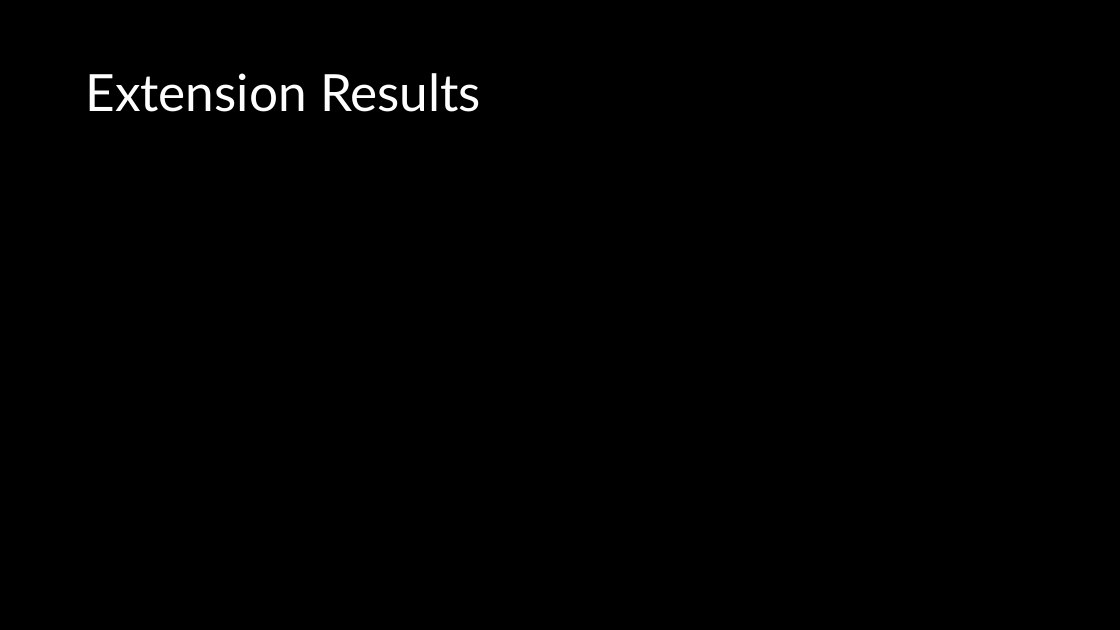
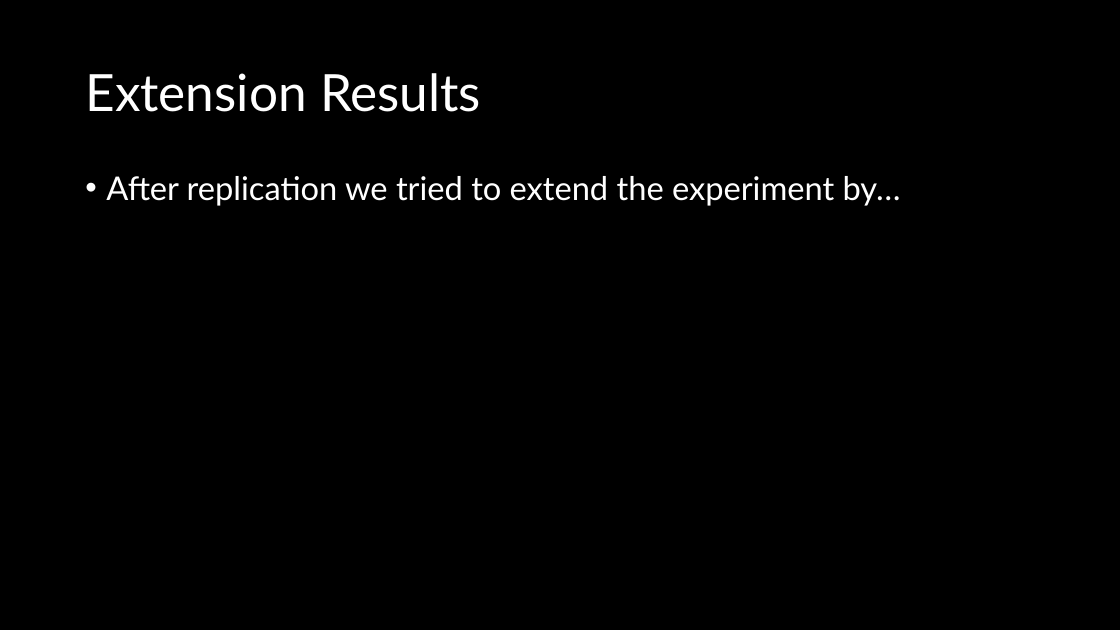
Before and after one commit to Nomandes/social_science_replication_good_news, a slide deck: slide 8 of replication_presentation.pptx (slide 9 before the commit). Drawn at 1120x630 pixels with LibreOffice and Linux fonts; fonts in the diff are those of the drawing. Boxes give left, top, right and bottom in pixels: in the first picture for what was removed or moved away, otherwise in the second. Text is boxed around its words. In the diff, an @@ line names an element or a change of style, - is before the commit and + after.

```diff
--- a/replication_presentation.pptx
+++ b/replication_presentation.pptx
@@ text added at (106,176,901,206), 28 pt, text #FFFFFF @@
+• After replication we tried to extend the experiment by…
```
Also in this commit, not shown: 7 other slides changed, 1 slide removed.
